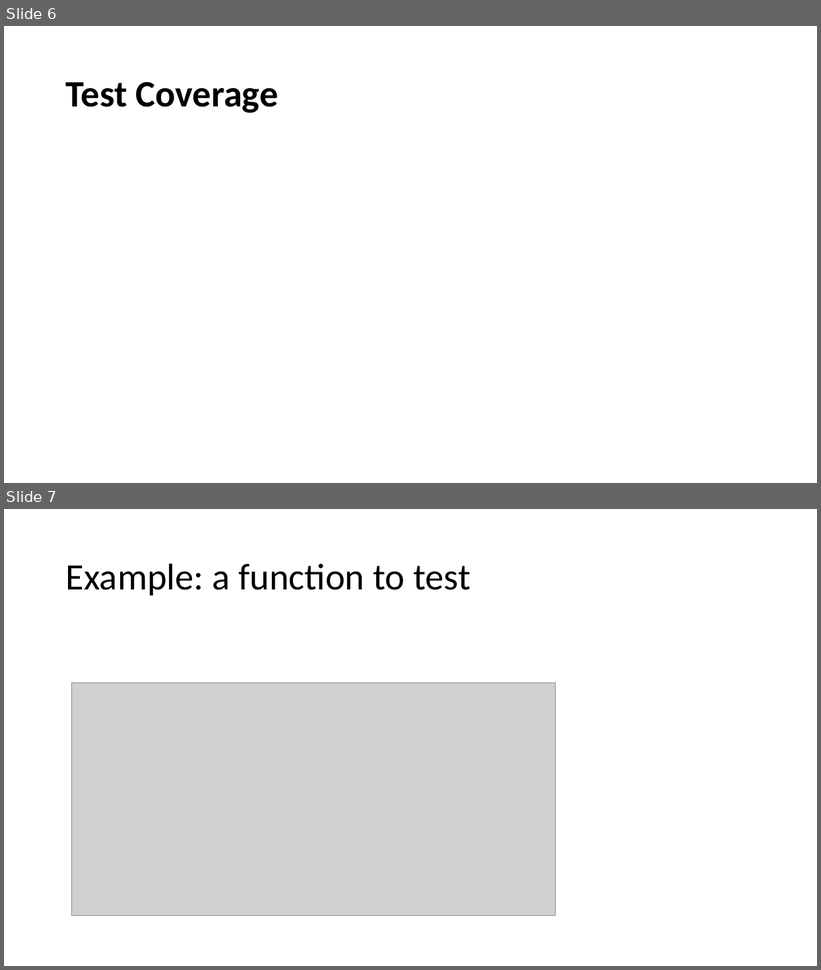
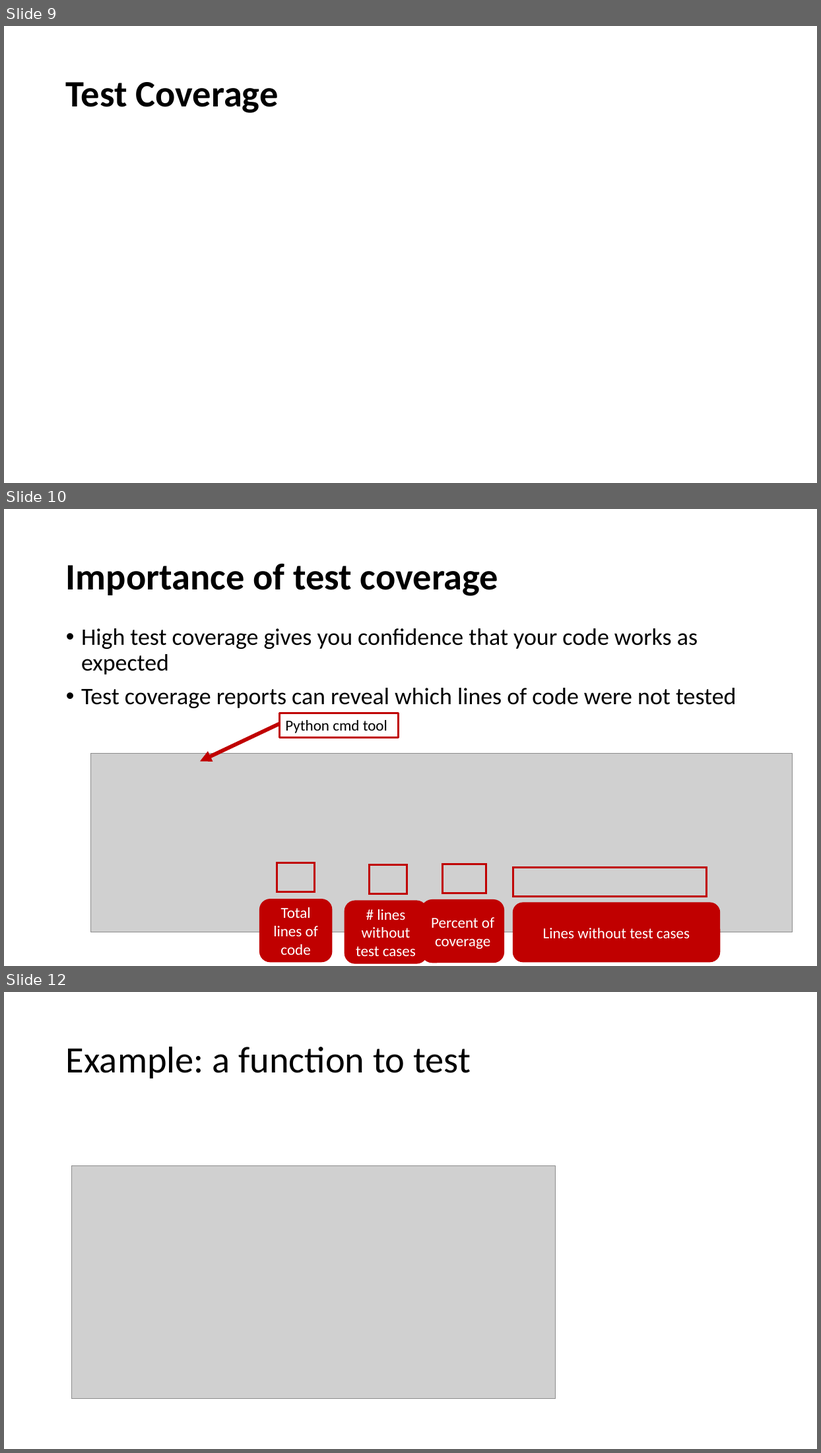
Before and after one commit to johnxu21/johnxu21.github.io, a slide deck: teaching/CS472-Spring2023/Timetable/Testing.pptx. Shown one above the other, each under a label of ours: slides 6 and 7 before the commit, slides 9, 10 and 12 after it; the slides between them are not shown. The pictures are 821x970 and 821x1453 pixels, drawn with LibreOffice and Linux fonts; fonts in the diff are those of the drawing; grey boxes stand for pictures. Boxes give left, top, right and bottom in pixels: in the first picture for what was removed or moved away, otherwise in the second. Text is boxed around its words. In the diff, an @@ line names an element or a change of style, - is before the commit and + after.

```diff
--- a/teaching/CS472-Spring2023/Timetable/Testing.pptx
+++ b/teaching/CS472-Spring2023/Timetable/Testing.pptx
@@ slide 10 added at (4, 509, 817, 966), background #FFFFFF @@
@@ title added at (66, 563, 498, 596), 44 pt, text #000000, bold @@
+Importance of test coverage
@@ text added at (81, 628, 737, 708), 28 pt, text #000000 @@
+• High test coverage gives you confidence that your code works as expected
+• Test coverage reports can reveal which lines of code were not tested
@@ arrow added from (280, 723) to (200, 762), #C00000 4.5 pt @@
@@ rectangle added at (280, 714, 399, 738), outline #C00000 2.25 pt, 18 pt, text #000000 @@
+Python cmd tool
@@ picture added at (91, 754, 793, 933) @@
@@ rectangle added at (277, 863, 315, 892), outline #C00000 2.25 pt @@
@@ rectangle added at (443, 865, 486, 894), outline #C00000 2.25 pt @@
@@ rectangle added at (370, 865, 407, 894), outline #C00000 2.25 pt @@
@@ rectangle added at (514, 867, 707, 897), outline #C00000 2.25 pt @@
@@ rounded rectangle added at (259, 900, 331, 962), fill #C00000, outline #C00000 1 pt, 18 pt, text #FFFFFF @@
+Total lines of code
@@ rounded rectangle added at (345, 901, 427, 964), fill #C00000, outline #C00000 1 pt, 18 pt, text #FFFFFF @@
+# lines without test cases
@@ rounded rectangle added at (422, 900, 504, 963), fill #C00000, outline #C00000 1 pt, 18 pt, text #FFFFFF @@
+Percent of coverage
@@ rounded rectangle added at (514, 903, 720, 962), fill #C00000, outline #C00000 1 pt, 18 pt, text #FFFFFF @@
+Lines without test cases
@@ what was slide 6 is now slide 9 @@
@@ what was slide 7 is now slide 12 @@
```
Also in this commit, not shown: 1 slide changed, 13 other slides added, 1 slide removed, 3 other files.
